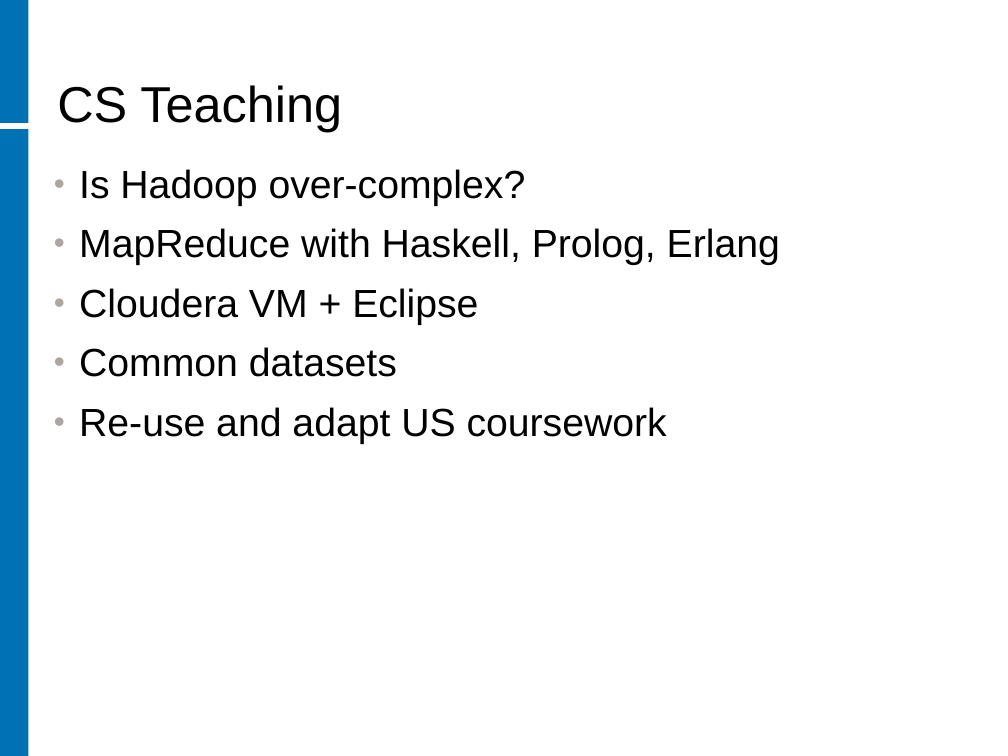
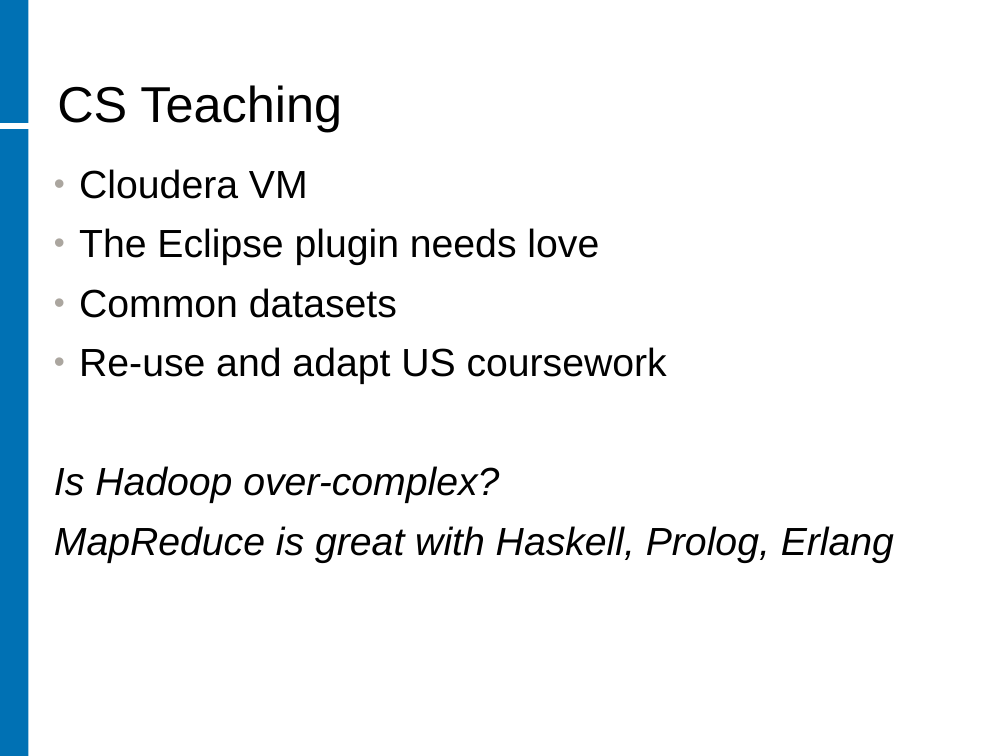
Before and after one commit to rhusar/smartfrog, a slide deck: slide 4 of core/components/hadoop/doc/workshop/hadoop_and_universities.ppt. Drawn at 1008x756 pixels with LibreOffice and Linux fonts; fonts in the diff are those of the drawing; background and template pictures are left out. Boxes give left, top, right and bottom in pixels: in the first picture for what was removed or moved away, otherwise in the second. Text is boxed around its words. In the diff, an @@ line names an element or a change of style, - is before the commit and + after.

```diff
--- a/core/components/hadoop/doc/workshop/hadoop_and_universities.ppt
+++ b/core/components/hadoop/doc/workshop/hadoop_and_universities.ppt
@@ text at (79,169,599,265): text changed @@
-• Is Hadoop over-complex?
-• MapReduce with Haskell, Prolog, Erlang
-• Cloudera VM + Eclipse
+• Cloudera VM
+• The Eclipse plugin needs love
@@ text at (54,466,894,563): paragraphs added @@
+Is Hadoop over-complex?
+MapReduce is great with Haskell, Prolog, Erlang
```
Also in this commit, not shown: 6 other slides changed, 1 slide added, 1 slide removed, 1 other file.
